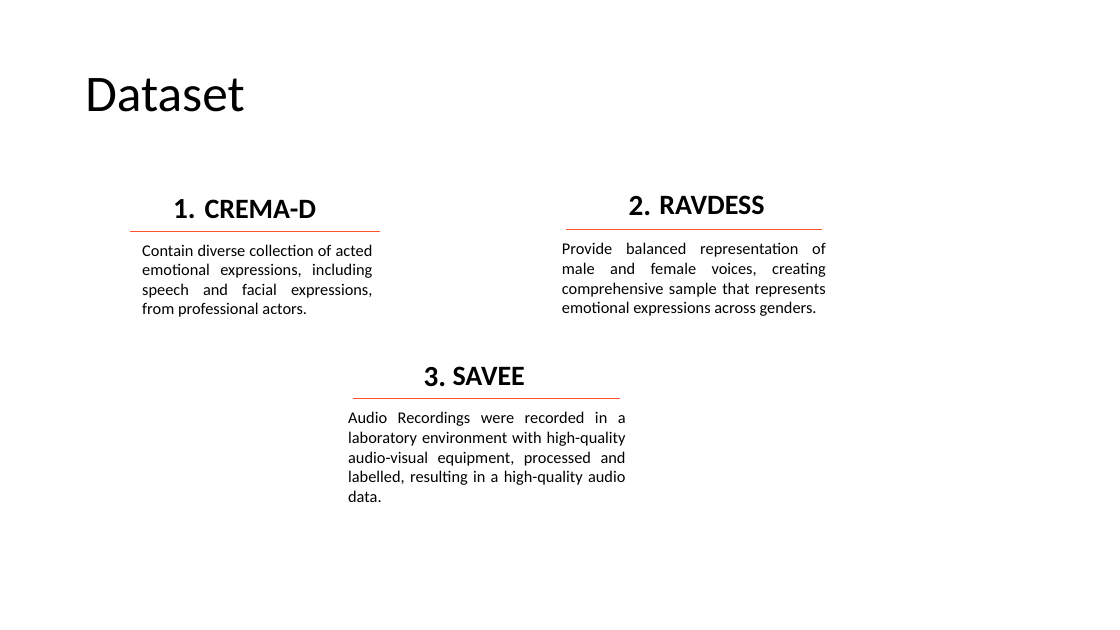
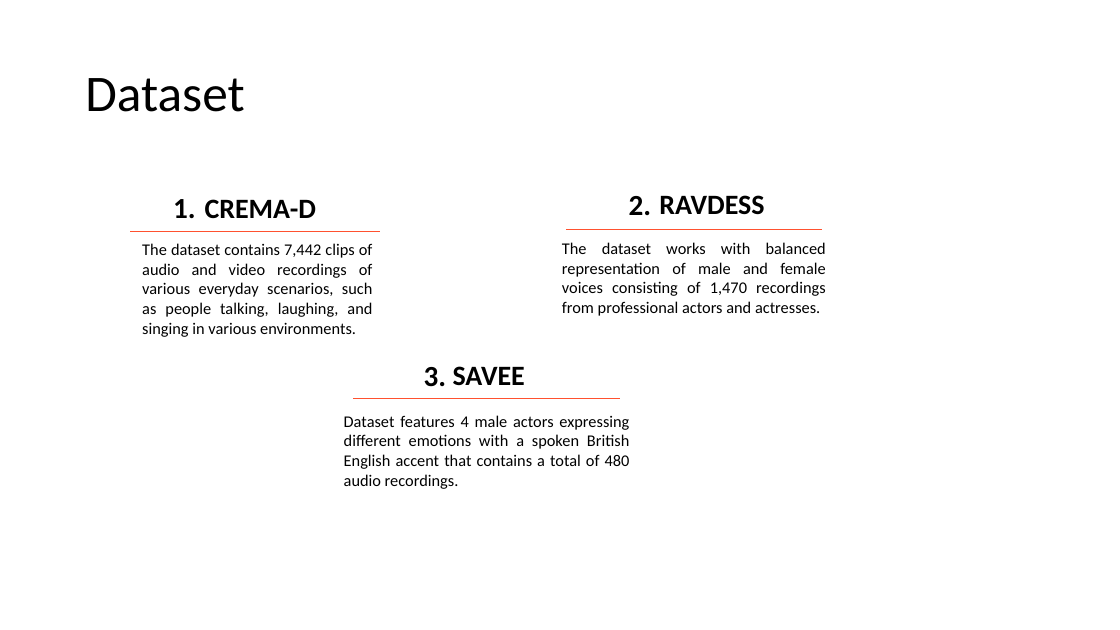
Before and after one commit to satria-ui/TugasAkhir2023, a slide deck: slide 9 of Submit Sidang/05111942000001-Adam Satria Adidarma-Presentasi TA.pptx. Drawn at 1120x630 pixels with LibreOffice and Linux fonts; fonts in the diff are those of the drawing; background and template pictures are left out. Boxes give left, top, right and bottom in pixels: in the first picture for what was removed or moved away, otherwise in the second. Text is boxed around its words. In the diff, an @@ line names an element or a change of style, - is before the commit and + after.

Commit message:
feat: add demo recordings

```diff
--- a/Submit Sidang/05111942000001-Adam Satria Adidarma-Presentasi TA.pptx
+++ b/Submit Sidang/05111942000001-Adam Satria Adidarma-Presentasi TA.pptx
@@ text at <box>142,243,373,337</box>: text changed @@
-Contain diverse collection of acted emotional expressions, including speech and facial expressions, from professional actors.
+The dataset contains 7,442 clips of audio and video recordings of various everyday scenarios, such as people talking, laughing, and singing in various environments.
@@ text at <box>562,242,826,316</box>: text changed @@
-Provide balanced representation of male and female voices, creating comprehensive sample that represents emotional expressions across genders.
+The dataset works with balanced representation of male and female voices consisting of 1,470 recordings from professional actors and actresses.
@@ text at <box>344,415,630,489</box>: text changed @@
-Audio Recordings were recorded in a laboratory environment with high-quality audio-visual equipment, processed and labelled, resulting in a high-quality audio data.
+Dataset features 4 male actors expressing different emotions with a spoken British English accent that contains a total of 480 audio recordings.
```
Also in this commit, not shown: 14 other files.
